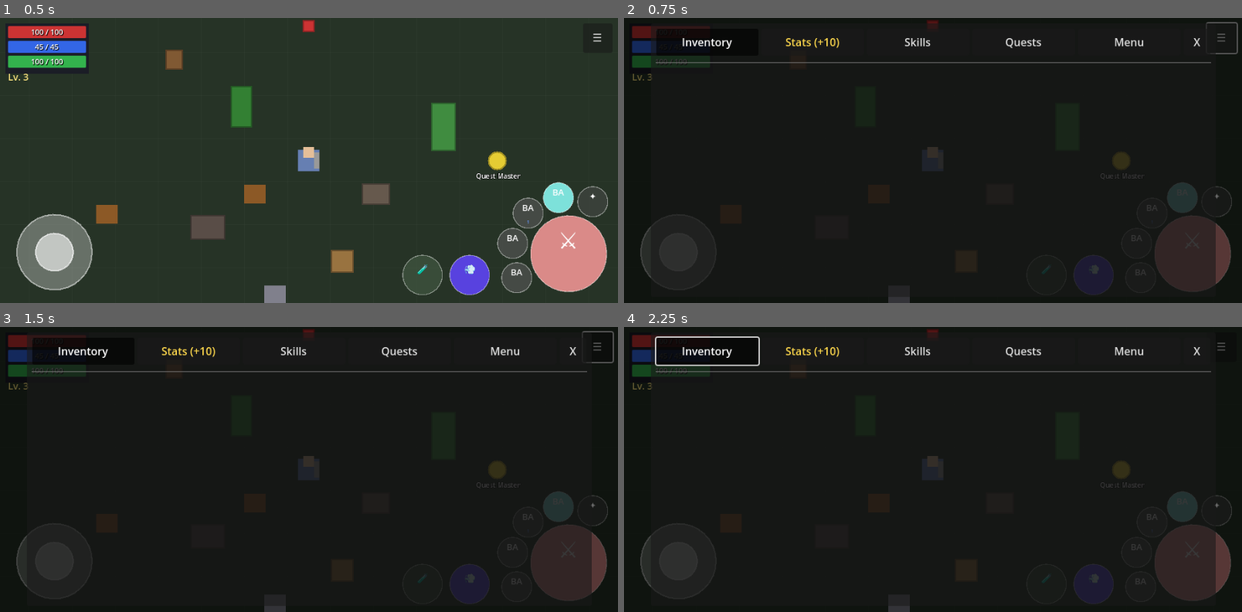
Above: before the commit, frames 1-4 (two rows, left to right).
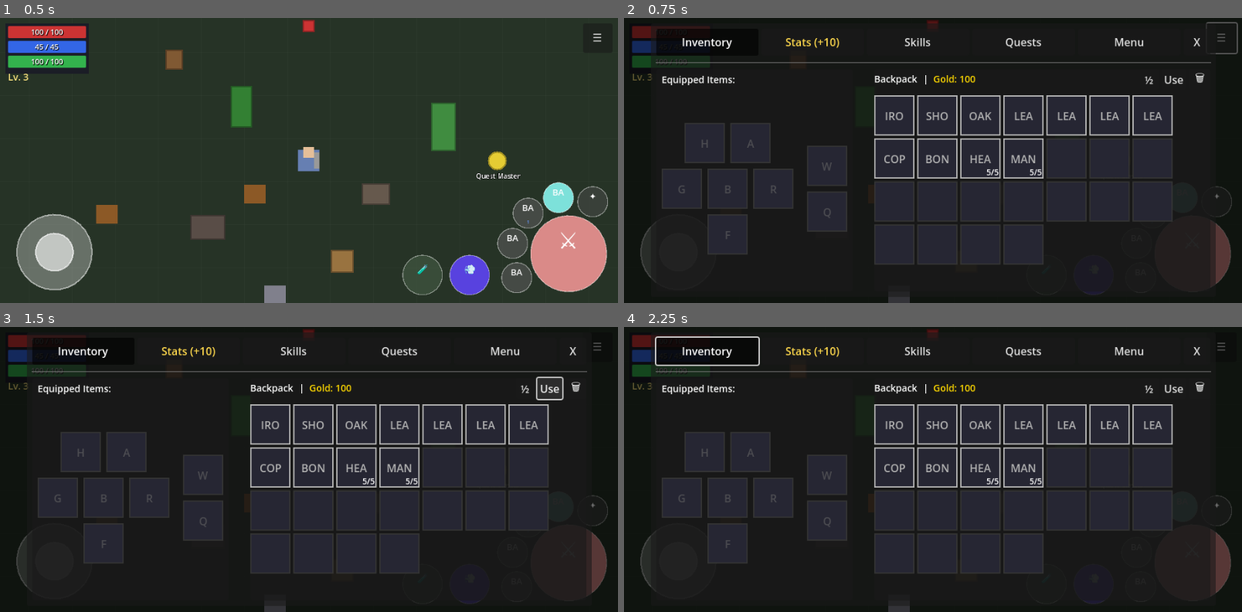
Above: after the commit, the same moments.

Repository: MatousHruska/MobileTestia
Game: Godot game, scene res://scenes/world/test_zone.tscn
The game is run twice, just before and just after one commit, with the same random seed, the same clock (stepped at 60 frames per second) and the same inputs.
Inputs (mouse positions are in pixels of both pictures, inside the frame that each line leads up to):
- Up to frame 1 (0.5 s): no input
- Up to frame 2 (0.75 s): click "☰" at 0.5 s
- Up to frame 3 (1.5 s): click (550, 389) at 1.25 s, where only the run after the commit has a clickable "Use"
- Up to frame 4 (2.25 s): click "Inventory" at 2 s

Frame 1 is identical in both runs. In frame 2, 30% of the frame differs, in the area x 6-94%, y 19-87%; in frame 3, 30%, in the area x 6-100%, y 1-87%; in frame 4, 30%.
Error before the commit: Parse Error: Too few arguments for "show_item()" call. Expected at least 4 but received 3. (res://scripts/ui/inventory/inventory_panel.gd:588)

Commit message:
Fix ItemPopup.show_item() to accept optional screen_pos parameter

Diff:
--- a/scripts/ui/menu/item_popup.gd
+++ b/scripts/ui/menu/item_popup.gd
@@ -118,7 +118,8 @@
 #===============================================================================
 
 ## Show popup for an item at the given screen position
-func show_item(item: ItemData, source: String, index: int, screen_pos: Vector2) -> void:
+## If screen_pos is ZERO, keeps current position (for content updates)
+func show_item(item: ItemData, source: String, index: int, screen_pos: Vector2 = Vector2.ZERO) -> void:
 	if not item:
 		return
 
@@ -127,7 +128,17 @@
 	current_index = index
 
 	_update_display()
-	show_at(screen_pos)
+
+	# Only reposition if a valid position was given
+	if screen_pos != Vector2.ZERO:
+		show_at(screen_pos)
+	elif not visible:
+		# If not visible and no position given, show at center
+		var center := get_viewport().get_visible_rect().size / 2
+		show_at(center)
+	else:
+		# Already visible, just update content (keep position)
+		visible = true
 
 
 ## Override close to clear state and deselect inventory
